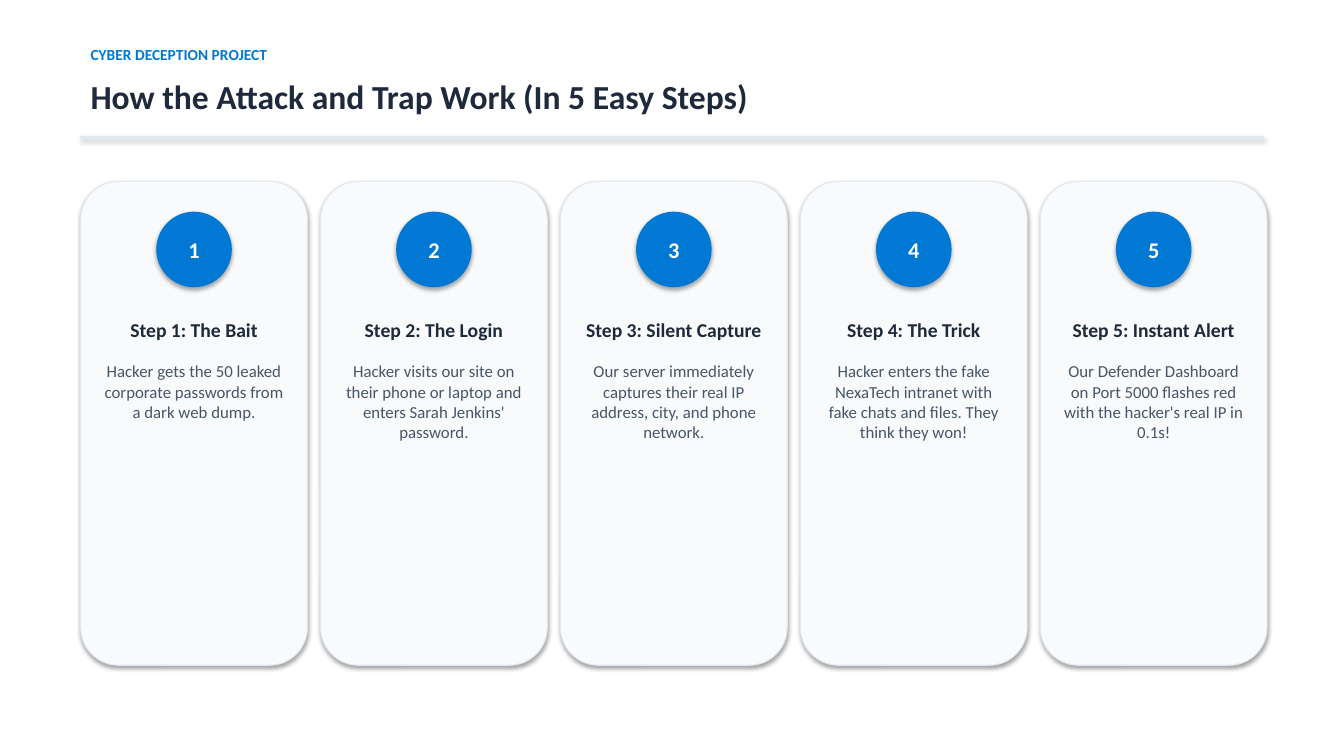
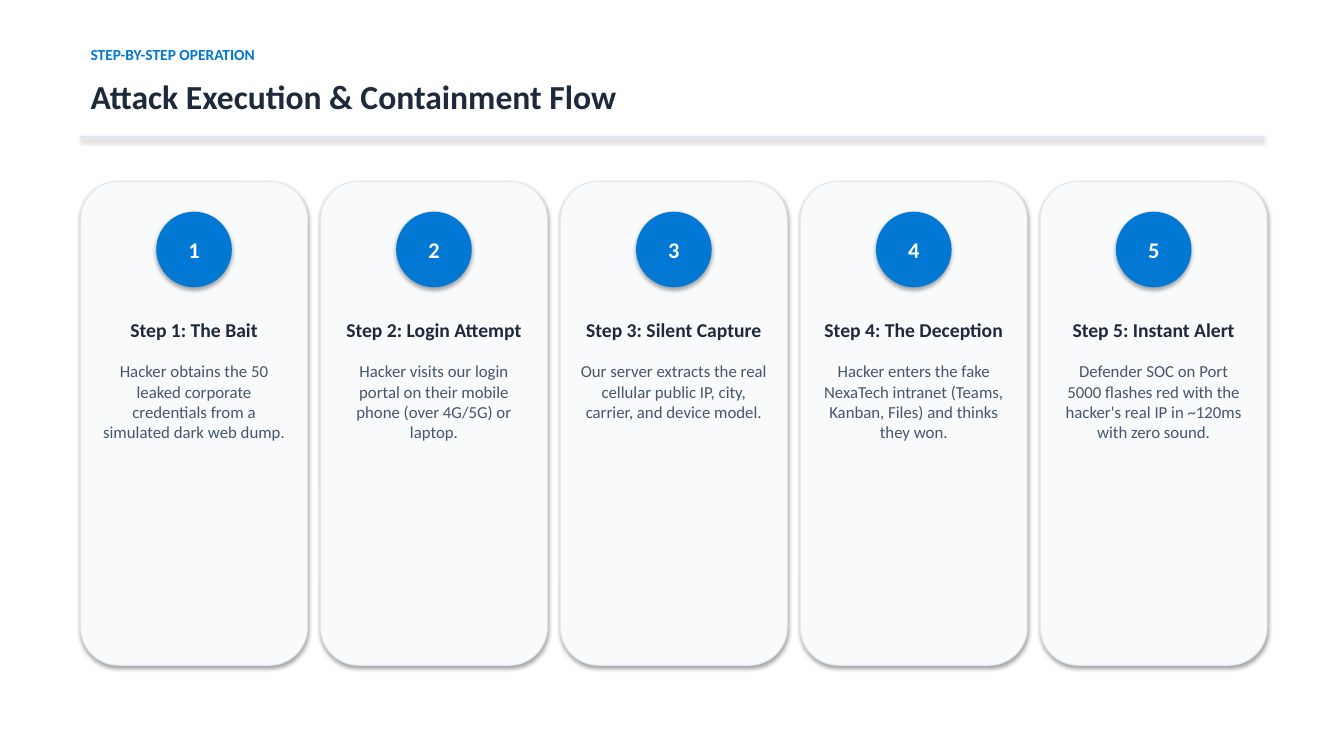
Before and after one commit to lawrencepeter07/cyber-deception-framework, a slide deck: slide 5 of Cyber_Deception_Simple_10_Slides.pptx (slide 4 before the commit). Drawn at 1344x756 pixels with LibreOffice and Linux fonts; fonts in the diff are those of the drawing. Boxes give left, top, right and bottom in pixels: in the first picture for what was removed or moved away, otherwise in the second. Text is boxed around its words. In the diff, an @@ line names an element or a change of style, - is before the commit and + after.

```diff
--- a/Cyber_Deception_Simple_10_Slides.pptx
+++ b/Cyber_Deception_Simple_10_Slides.pptx
@@ text at bbox=[91, 50, 254, 60]: text changed @@
-CYBER DECEPTION PROJECT
+STEP-BY-STEP OPERATION
@@ text at bbox=[91, 85, 616, 110]: text changed @@
-How the Attack and Trap Work (In 5 Easy Steps)
+Attack Execution & Containment Flow
@@ text at bbox=[346, 323, 521, 441]: text changed @@
-Step 2: The Login
-Hacker visits our site on their phone or laptop and enters Sarah Jenkins' password.
+Step 2: Login Attempt
+Hacker visits our login portal on their mobile phone (over 4G/5G) or laptop.
@@ text at bbox=[824, 323, 1003, 441]: text changed @@
-Step 4: The Trick
-Hacker enters the fake NexaTech intranet with fake chats and files. They think they won!
+Step 4: The Deception
+Hacker enters the fake NexaTech intranet (Teams, Kanban, Files) and thinks they won.
@@ text at bbox=[103, 365, 285, 441]: text changed @@
-Hacker gets the 50 leaked corporate passwords from a dark web dump.
+Hacker obtains the 50 leaked corporate credentials from a simulated dark web dump.
@@ text at bbox=[581, 365, 767, 420]: text changed @@
-Our server immediately captures their real IP address, city, and phone network.
+Our server extracts the real cellular public IP, city, carrier, and device model.
@@ text at bbox=[1066, 365, 1242, 438]: text changed @@
-Our Defender Dashboard on Port 5000 flashes red with the hacker's real IP in 0.1s!
+Defender SOC on Port 5000 flashes red with the hacker's real IP in ~120ms with zero sound.
```
Also in this commit, not shown: 5 other slides changed, 5 slides added, 4 slides removed, 2 other files.
